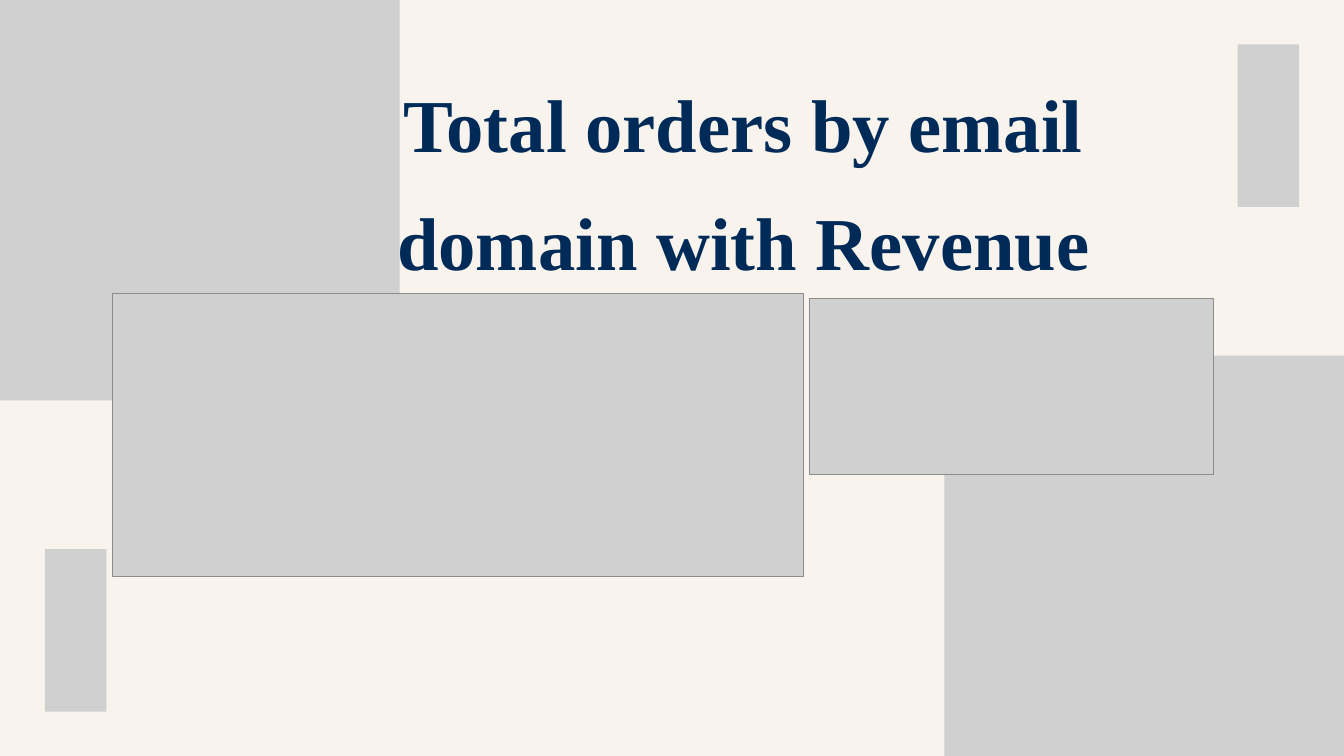
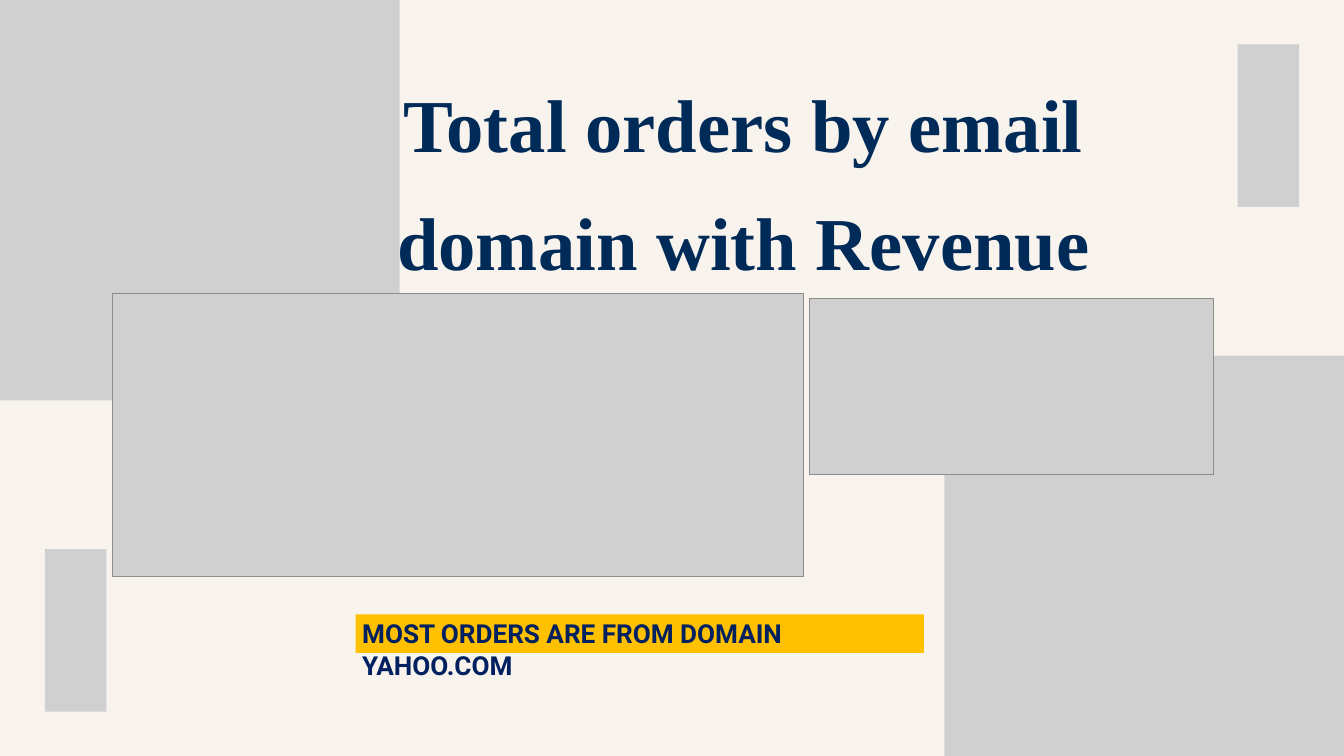
Before and after one commit to krupadalal/Flipkart-SQL-Sales-Analysis, a slide deck: slide 11 of flipkart_ppt.pptx. Drawn at 1344x756 pixels with LibreOffice and Linux fonts; fonts in the diff are those of the drawing; grey boxes stand for pictures. Boxes give left, top, right and bottom in pixels: in the first picture for what was removed or moved away, otherwise in the second. Text is boxed around its words. In the diff, an @@ line names an element or a change of style, - is before the commit and + after.

```diff
--- a/flipkart_ppt.pptx
+++ b/flipkart_ppt.pptx
@@ rectangle added at [355,614,924,653], fill #FFC000, 28 pt, text #002060, bold @@
+MOST ORDERS ARE FROM DOMAIN YAHOO.COM
```
Also in this commit, not shown: 13 other slides changed.
